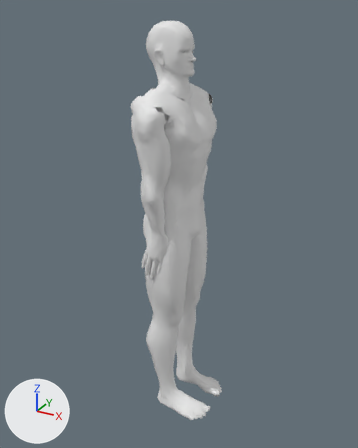
The glTF model public/modeles/coureur-homme.glb, before and after one commit.
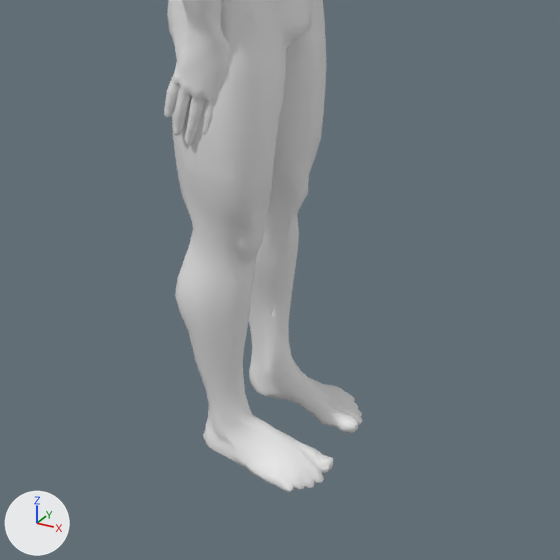
Each version appears first whole from a camera (50 mm lens) standing at (0.885, -1.585, 1.648) and looking at (0.009, 0.007, 0.852), and next in a close-up on the part from 21% to 84% of the width and 49% to 100% of the height. Every picture has the same lights, and +X, +Y and +Z are marked at lower left. The first two pictures are the older version.

Objects in the first close-up: 'Coureur'.
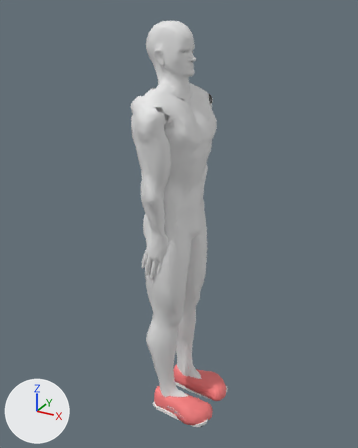
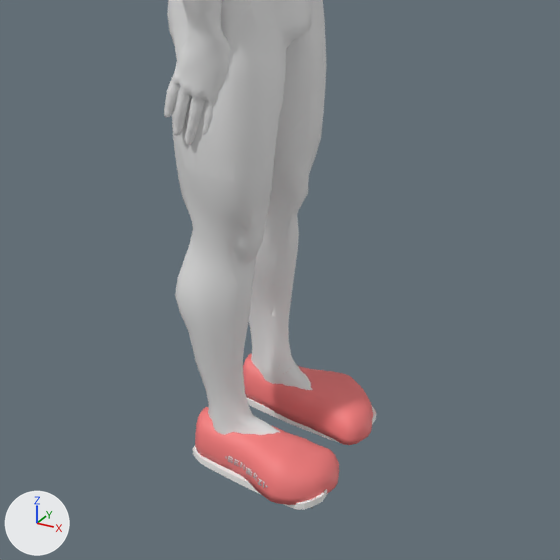
Commit message: Coureurs : des pointes BENBEZI (tige, semelle blanche, plaque a pointes, logo du jeu sur le flanc)

Not visible in the close-ups: 'Plaque_foot_r'.

The change, as a diff of the scene's bpy script:
```diff
--- a/public/modeles/coureur-homme.glb.py
+++ b/public/modeles/coureur-homme.glb.py
@@ img_logo_chaussure @@
+img_logo_chaussure = load_image('logo-chaussure', '_unpacked/logo-chaussure', 700, 81, 'sRGB')
@@ mat_coureur_chaussure @@
+mat_coureur_chaussure = principled_material('Coureur_chaussure')
+mat_coureur_chaussure.base_color = (0.9, 0.2, 0.2)  # pink #f37c7c
+mat_coureur_chaussure.roughness = 0.55
@@ mat_coureur_semelle @@
+mat_coureur_semelle = principled_material('Coureur_semelle')
+mat_coureur_semelle.base_color = (0.95, 0.95, 0.93)  # white #f9f9f7
@@ mat_coureur_plaque @@
+mat_coureur_plaque = principled_material('Coureur_plaque')
+mat_coureur_plaque.base_color = (0.06, 0.06, 0.07)  # dark grey #45454b
+mat_coureur_plaque.roughness = 0.4
@@ mat_coureur_logo @@
+mat_coureur_logo = principled_material('Coureur_logo')
+mat_coureur_logo.texture = img_logo_chaussure  # with its transparency
+mat_coureur_logo.roughness = 0.4
@@ me_tige_foot_r @@
+me_tige_foot_r.from_pydata(...)  # 468 vertices, 932 faces; spans x -0.053..0.214, y -0.16..-0.024, z 0.004..0.07
+me_tige_foot_r.materials.append(mat_coureur_chaussure)  # pink #f37c7c
@@ me_tige_foot_l @@
+me_tige_foot_l.from_pydata(...)  # 468 vertices, 932 faces; spans x -0.053..0.214, y 0.024..0.16, z 0.004..0.07
+me_tige_foot_l.materials.append(mat_coureur_chaussure)  # pink #f37c7c
@@ me_semelle_foot_r @@
+me_semelle_foot_r.from_pydata(...)  # 96 vertices, 188 faces; spans x -0.055..0.208, y -0.146..-0.035, z -0.008..0.016
+me_semelle_foot_r.materials.append(mat_coureur_semelle)  # white #f9f9f7
@@ me_semelle_foot_l @@
+me_semelle_foot_l.from_pydata(...)  # 96 vertices, 188 faces; spans x -0.055..0.208, y 0.035..0.146, z -0.008..0.016
+me_semelle_foot_l.materials.append(mat_coureur_semelle)  # white #f9f9f7
@@ me_plaque_foot_r @@
+me_plaque_foot_r.from_pydata([(0.0895, -0.1293, -0.0085), (0.1946, -0.1293, -0.0085), (0.1946, -0.0458, -0.0085), (0.0895, -0.0458, -0.0085)], [], [(3, 2, 1), (3, 1, 0)])
+me_plaque_foot_r.materials.append(mat_coureur_plaque)  # dark grey #45454b
@@ me_logo_foot_r @@
+me_logo_foot_r.from_pydata(...)  # 34 vertices, 32 faces; spans x 0.0211..0.1211, y -0.158..-0.1302, z 0.0237..0.0364
+me_logo_foot_r.materials.append(mat_coureur_logo)  # picture img_logo_chaussure
@@ ob_tige_foot_r @@
+ob_tige_foot_r = bpy.data.objects.new('Tige_foot_r', me_tige_foot_r)
+ob_tige_foot_r.location = (0.0, 0.0, 0.0)
@@ ob_tige_foot_l @@
+ob_tige_foot_l = bpy.data.objects.new('Tige_foot_l', me_tige_foot_l)
+ob_tige_foot_l.location = (0.0, 0.0, 0.0)
@@ ob_semelle_foot_r @@
+ob_semelle_foot_r = bpy.data.objects.new('Semelle_foot_r', me_semelle_foot_r)
+ob_semelle_foot_r.location = (0.0, 0.0, 0.0)
@@ ob_semelle_foot_l @@
+ob_semelle_foot_l = bpy.data.objects.new('Semelle_foot_l', me_semelle_foot_l)
+ob_semelle_foot_l.location = (0.0, 0.0, 0.0)
@@ ob_plaque_foot_r @@
+ob_plaque_foot_r = bpy.data.objects.new('Plaque_foot_r', me_plaque_foot_r)
+ob_plaque_foot_r.location = (0.0, 0.0, 0.0)
@@ ob_logo_foot_r @@
+ob_logo_foot_r = bpy.data.objects.new('Logo_foot_r', me_logo_foot_r)
+ob_logo_foot_r.location = (0.0, 0.0, 0.0)
```

Pixel boxes [x1, y1, x2, y2] of what changed, in the close-ups (560 x 560 px):
'Tige_foot_r', added (pink)
    after: [195, 407, 339, 505]
'Tige_foot_l', added (pink)
    after: [243, 353, 373, 445]
'Semelle_foot_r', added
    after: [193, 446, 327, 510]
'Semelle_foot_l', added
    after: [246, 397, 376, 442]
'Logo_foot_r', added
    after: [225, 456, 268, 488]
